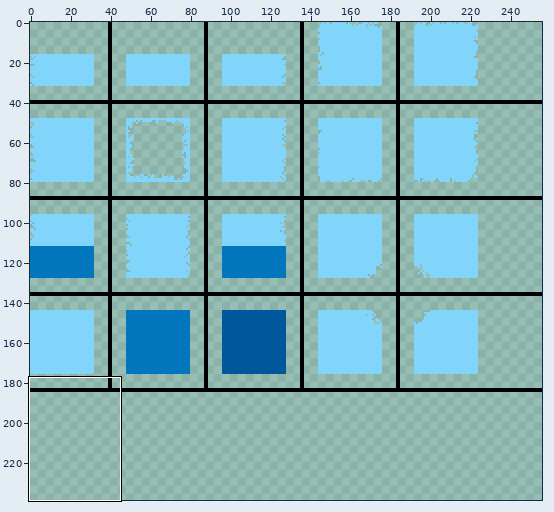
Pixel-art file -- Textures/Environment/Water/Water-0001.aseprite. Above, an overview of the earlier version with the close-up marked.
Close-up. As it was:
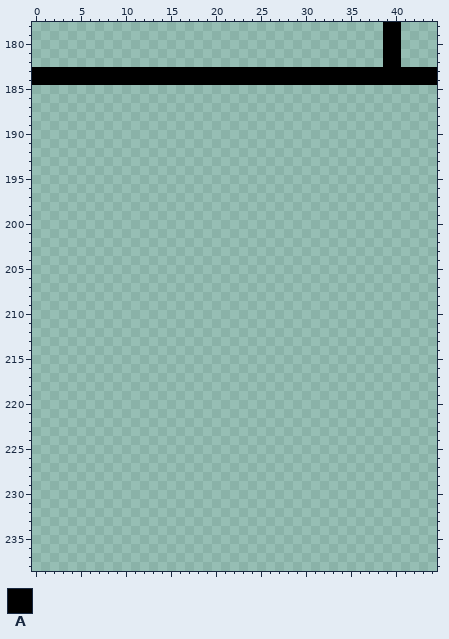
256x256 pixels, 1 frame. Shown: x 0..44, y 178..238. The wide view leaves out empty margins.
Palette (. is transparent): A #000000
Pixels before (only the part around the change), first column x 0:
178 .......................................AA....
179 .......................................AA....
180 .......................................AA....
181 .......................................AA....
182 .......................................AA....
183 AAAAAAAAAAAAAAAAAAAAAAAAAAAAAAAAAAAAAAAAAAAAA
184 AAAAAAAAAAAAAAAAAAAAAAAAAAAAAAAAAAAAAAAAAAAAA
185 .............................................
186 .............................................
187 .............................................
188 .............................................
189 .............................................
190 .............................................
191 .............................................
192 .............................................
193 .............................................
194 .............................................
195 .............................................
196 .............................................
197 .............................................
198 .............................................
199 .............................................
200 .............................................
201 .............................................
202 .............................................
203 .............................................
204 .............................................
205 .............................................
206 .............................................
207 .............................................
208 .............................................
209 .............................................
210 .............................................
211 .............................................
212 .............................................
213 .............................................
214 .............................................
215 .............................................
216 .............................................
217 .............................................
218 .............................................
219 .............................................
220 .............................................
221 .............................................
222 .............................................
223 .............................................
224 .............................................
225 .............................................
226 .............................................
227 .............................................
228 .............................................
229 .............................................
230 .............................................
231 .............................................
232 .............................................
233 .............................................
234 .............................................
235 .............................................
236 .............................................
After:
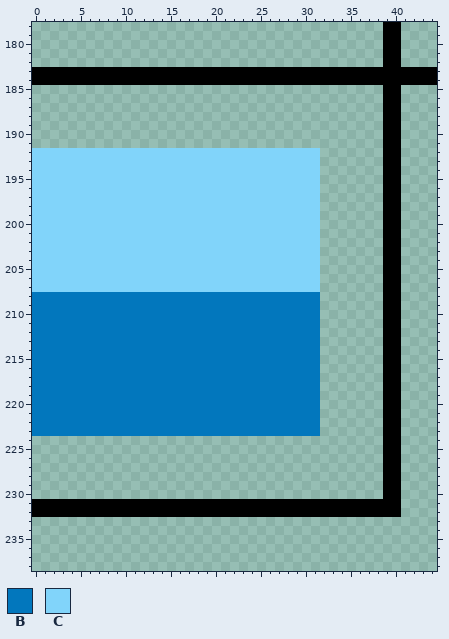
Colours new in this view: B #0277bd  C #81d4fa
Difference:
Changed rows in their new state; - is an unchanged pixel.
first column x 0:
185 ---------------------------------------AA
186 ---------------------------------------AA
187 ---------------------------------------AA
188 ---------------------------------------AA
189 ---------------------------------------AA
190 ---------------------------------------AA
191 ---------------------------------------AA
192 CCCCCCCCCCCCCCCCCCCCCCCCCCCCCCCC-------AA
193 CCCCCCCCCCCCCCCCCCCCCCCCCCCCCCCC-------AA
194 CCCCCCCCCCCCCCCCCCCCCCCCCCCCCCCC-------AA
195 CCCCCCCCCCCCCCCCCCCCCCCCCCCCCCCC-------AA
196 CCCCCCCCCCCCCCCCCCCCCCCCCCCCCCCC-------AA
197 CCCCCCCCCCCCCCCCCCCCCCCCCCCCCCCC-------AA
198 CCCCCCCCCCCCCCCCCCCCCCCCCCCCCCCC-------AA
199 CCCCCCCCCCCCCCCCCCCCCCCCCCCCCCCC-------AA
200 CCCCCCCCCCCCCCCCCCCCCCCCCCCCCCCC-------AA
201 CCCCCCCCCCCCCCCCCCCCCCCCCCCCCCCC-------AA
202 CCCCCCCCCCCCCCCCCCCCCCCCCCCCCCCC-------AA
203 CCCCCCCCCCCCCCCCCCCCCCCCCCCCCCCC-------AA
204 CCCCCCCCCCCCCCCCCCCCCCCCCCCCCCCC-------AA
205 CCCCCCCCCCCCCCCCCCCCCCCCCCCCCCCC-------AA
206 CCCCCCCCCCCCCCCCCCCCCCCCCCCCCCCC-------AA
207 CCCCCCCCCCCCCCCCCCCCCCCCCCCCCCCC-------AA
208 BBBBBBBBBBBBBBBBBBBBBBBBBBBBBBBB-------AA
209 BBBBBBBBBBBBBBBBBBBBBBBBBBBBBBBB-------AA
210 BBBBBBBBBBBBBBBBBBBBBBBBBBBBBBBB-------AA
211 BBBBBBBBBBBBBBBBBBBBBBBBBBBBBBBB-------AA
212 BBBBBBBBBBBBBBBBBBBBBBBBBBBBBBBB-------AA
213 BBBBBBBBBBBBBBBBBBBBBBBBBBBBBBBB-------AA
214 BBBBBBBBBBBBBBBBBBBBBBBBBBBBBBBB-------AA
215 BBBBBBBBBBBBBBBBBBBBBBBBBBBBBBBB-------AA
216 BBBBBBBBBBBBBBBBBBBBBBBBBBBBBBBB-------AA
217 BBBBBBBBBBBBBBBBBBBBBBBBBBBBBBBB-------AA
218 BBBBBBBBBBBBBBBBBBBBBBBBBBBBBBBB-------AA
219 BBBBBBBBBBBBBBBBBBBBBBBBBBBBBBBB-------AA
220 BBBBBBBBBBBBBBBBBBBBBBBBBBBBBBBB-------AA
221 BBBBBBBBBBBBBBBBBBBBBBBBBBBBBBBB-------AA
222 BBBBBBBBBBBBBBBBBBBBBBBBBBBBBBBB-------AA
223 BBBBBBBBBBBBBBBBBBBBBBBBBBBBBBBB-------AA
224 ---------------------------------------AA
225 ---------------------------------------AA
226 ---------------------------------------AA
227 ---------------------------------------AA
228 ---------------------------------------AA
229 ---------------------------------------AA
230 ---------------------------------------AA
231 AAAAAAAAAAAAAAAAAAAAAAAAAAAAAAAAAAAAAAAAA
232 AAAAAAAAAAAAAAAAAAAAAAAAAAAAAAAAAAAAAAAAA
Pixel boxes of the changes (left, top, right, bottom) in both close-ups:
added: (32, 85, 401, 517)
